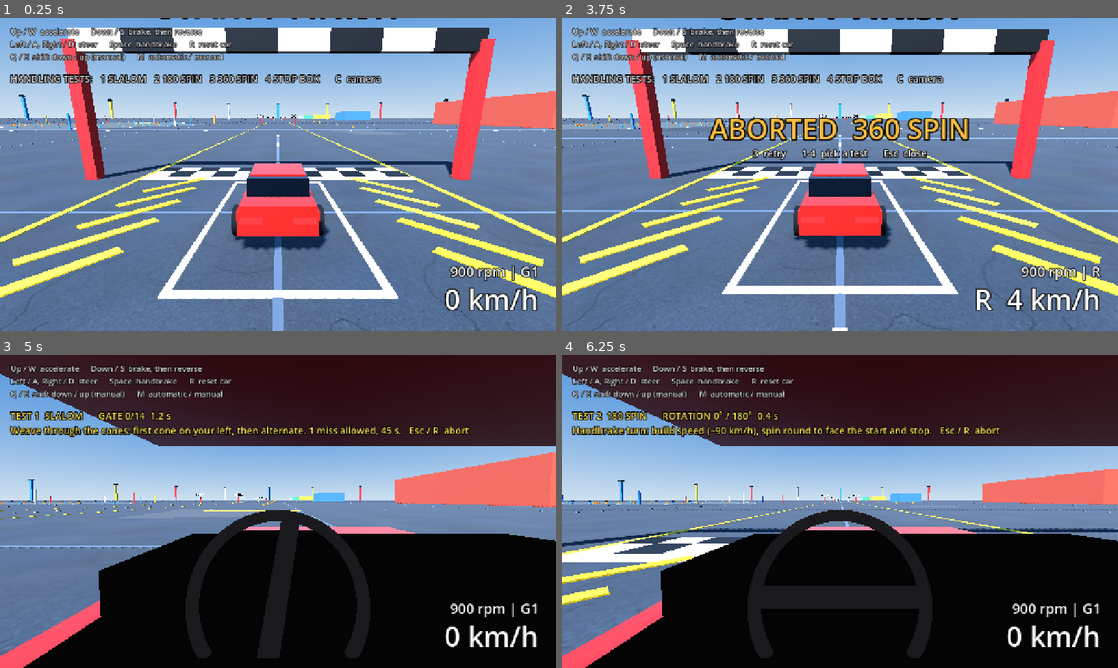
Above: before the commit, frames 1-4 (two rows, left to right).
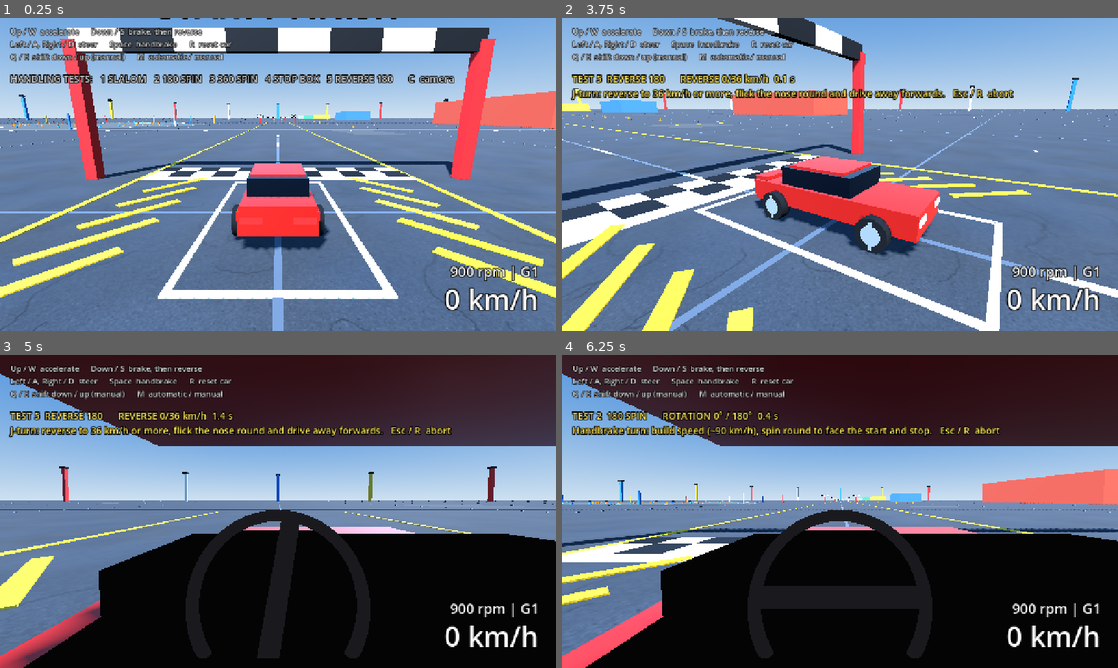
Above: after the commit, the same moments.

Repository: kokosro/factory-driver
Game: Godot game, scene res://scenes/main.tscn
Two runs of this game, one before a commit and one after it. Both use one fixed random seed, a clock stepped at 60 frames per second and the inputs below.
Inputs:
- Up to frame 1 (0.25 s): no input
- Up to frame 2 (3.75 s): tap Enter at 0.5 s; hold Up (accelerate) 0.53-2.03 s; tap 1 (test_1) at 0.6 s; tap 2 (test_2) at 0.8, 1.35 s; tap 3 (test_3) at 1.55, 2.1 s; tap R (reset_car) at 2, 3.5 s; hold Left (steer_left) 2.03-3.53 s; tap 4 (test_4) at 2.3, 2.85 s; tap 5 (test_5, bound only after the commit) at 3.05, 3.6 s; hold Down (brake) from 3.53 s (still down)
- Up to frame 3 (5 s): tap 1 (test_1) at 3.8 s; release Down (brake) at 4.28 s; hold Right (steer_right) from 4.28 s (still down); tap C (camera_cycle) at 4.35 s; tap 2 (test_2) at 4.55 s
- Up to frame 4 (6.25 s): tap R (reset_car) at 5, 5.75 s; release Right (steer_right) at 5.03 s; hold Up (accelerate) 5.03-5.78 s; tap 1 (test_1) at 5.1 s; tap 3 (test_3) at 5.3 s; hold Right (steer_right) from 5.78 s (still down); tap 2 (test_2) at 5.85 s; tap 4 (test_4) at 6.05 s

The runs differ from the first frame. In frame 1, 0.5% of the frame differs, in the area x 58-82%, y 18-21%; in frame 2, 45%, in the area x 0-100%, y 0-100%; in frame 3, 13%; in frame 4, nothing differs.

Commit message:
REVERSE_180: J-turn handling test, mission key 5
Fifth test in handling_tests.gd (KIND_REVERSE_SPIN): the car starts facing
back up the straight, the scripted driver engages reverse with a fresh brake
press at a standstill, reverses to 11.5 m/s (~41 km/h), lifts and flicks the
steering; the trailing front swings round, and past 140 degrees it selects
forward with a fresh accelerate press (the car rolls nose-first by then),
steers against the rotation and drives away to 10 m/s. No handbrake: locked
rears would lead and steady a reversing car.

Passes when (new thresholds, the existing ones untouched): rotation within
35 degrees of 180 either way round, reversed at 10 m/s or more, drives away
forwards at 5 m/s or more, net travel along the reversing line positive.
Human runs complete once the car has turned and drives forward at that speed.

Mission mode: test_5 input action (key 5), START_ACTIONS and the HUD lines
follow the test list; progress reads REVERSE n/36 km/h, then ROTATION.
mission_test.gd checks five tests / five keys / every test listed with its
key, wraps by the key count, and plays the J-turn with the same pilot.

SLALOM_TEST, SPIN_180 and STOP_BOX still await the data retune for the new
tyre model (next commit); REVERSE_180 and SPIN_360 pass.

Diff:
--- a/project.godot
+++ b/project.godot
@@ -85,6 +85,10 @@
 "deadzone": 0.5,
 "events": [Object(InputEventKey,"resource_local_to_scene":false,"resource_name":"","device":-1,"window_id":0,"alt_press …(191 unchanged characters)…
 }
+test_5={
+"deadzone": 0.5,
+"events": [Object(InputEventKey,"resource_local_to_scene":false,"resource_name":"","device":-1,"window_id":0,"alt_pressed":false,"shift_pressed":false,"ctrl_pressed":false,"meta_pressed":false,"pressed":false,"keycode":0,"physical_keycode":53,"key_label":0,"unicode":0,"location":0,"echo":false,"script":null)]
+}
 abort_mission={
 "deadzone": 0.5,
 "events": [Object(InputEventKey,"resource_local_to_scene":false,"resource_name":"","device":-1,"window_id":0,"alt_press …(196 unchanged characters)…
--- a/scripts/handling_tests.gd
+++ b/scripts/handling_tests.gd
@@ -35,6 +35,7 @@
 const KIND_SLALOM := &"slalom"
 const KIND_SPIN := &"spin"
 const KIND_STOP_BOX := &"stop_box"
+const KIND_REVERSE_SPIN := &"reverse_spin"
 
 # --- Pass / fail tolerances ---------------------------------------------------
 
@@ -61,6 +62,20 @@
 ## Stop box: the car must have been at least this fast before braking [m/s],
 ## so crawling up to the box does not count (72 km/h).
 const STOP_BOX_MIN_ENTRY_SPEED := 20.0
+
+## Reverse 180: the car must end within this of having turned half way round,
+## either way [degrees] ...
+const REVERSE_180_HEADING_TOLERANCE_DEG := 35.0
+
+## ... driving away nose-first at this speed or more [m/s] (18 km/h) ...
+const REVERSE_180_MIN_EXIT_SPEED := 5.0
+
+## ... having got at least this fast in reverse first [m/s] (36 km/h) ...
+const REVERSE_180_MIN_ENTRY_SPEED := 10.0
+
+## ... and having kept moving the way it was reversing: further than this along
+## that line since the manoeuvre started [m].
+const REVERSE_180_MIN_DISPLACEMENT := 0.0
 
 # --- Scripted driver ------------------------------------------------------------
 
@@ -91,6 +106,17 @@
 
 ## How long the 180's opening feint to the right lasts [s].
 const SPIN_180_FEINT_TIME := 1.0
+
+## Reverse 180: reversing speed at which the scripted driver flicks the car
+## round [m/s], ~41 km/h; reverse gear tops out at 43 ...
+const REVERSE_180_FLICK_SPEED := 11.5
+
+## ... how far round it lets the nose swing before steering against the
+## rotation to stop it [degrees] ...
+const REVERSE_180_CATCH_DEG := 140.0
+
+## ... and the speed it drives away to before the run ends [m/s].
+const REVERSE_180_DRIVE_AWAY_SPEED := 10.0
 
 ## Stop box: speed the scripted driver builds before coasting in [m/s] ...
 const STOP_BOX_APPROACH_SPEED := 25.0
@@ -117,6 +143,7 @@
 var _mark_position: Vector3
 var _marked := false
 var _peak_speed := 0.0
+var _peak_reverse_speed := 0.0
 var _timed_out := false
 
 # Slalom tracking.
@@ -131,7 +158,7 @@
 # =============================================================================
 
 static func all_tests() -> Array[Dictionary]:
-	return [slalom_test(), spin_180_test(), spin_360_test(), stop_box_test()]
+	return [slalom_test(), spin_180_test(), spin_360_test(), stop_box_test(), reverse_180_test()]
 
 
 ## Weave through the pad's slalom line: first cone on the car's left (pass to
@@ -256,6 +283,36 @@
 	}
 
 
+## J-turn: reverse down the straight, flick the steering so the nose swings
+## round, and drive away forwards along the same line without stopping. The
+## car starts facing back up the straight, so it reverses the usual way down
+## it. Reverse is a fresh press of the brake key at a standstill; forward is a
+## fresh press of the accelerate key once the car rolls nose-first.
+static func reverse_180_test() -> Dictionary:
+	return {
+		"name": "REVERSE_180",
+		"kind": KIND_REVERSE_SPIN,
+		"title": "REVERSE 180",
+		"objective": "J-turn: reverse to %.0f km/h or more, flick the nose round and drive away forwards." % (REVERSE_180_MIN_ENTRY_SPEED * 3.6),
+		"target_rotation_deg": 180.0,
+		"start_offset": Vector3.ZERO,
+		"start_heading_deg": 180.0,
+		"steps": [
+			{"when": {}, "press": [&"brake"]},
+			# Lift and flick: the front of a reversing car trails, so once it
+			# steps out it swings all the way round.
+			{"when": {"speed_above": REVERSE_180_FLICK_SPEED}, "release": [&"brake"], "press": [&"steer_left"], "mark": true},
+			# Rolling nose-first now: select forward, and steer against the
+			# rotation to stop it.
+			{"when": {"rotation_deg_below": -REVERSE_180_CATCH_DEG}, "release": [&"steer_left"], "press": [&"steer_right", &"accelerate"]},
+			{"when": {"rotation_deg_below": -170.0}, "release": [&"steer_right"]},
+			{"when": {"speed_above": REVERSE_180_DRIVE_AWAY_SPEED}},
+		],
+		"settle": 1.0,
+		"time_limit": 30.0,
+	}
+
+
 # =============================================================================
 #  Running one test
 # =============================================================================
@@ -302,6 +359,7 @@
 	_rotation += angle_difference(_previous_yaw, yaw)
 	_previous_yaw = yaw
 	_peak_speed = maxf(_peak_speed, _speed())
+	_peak_reverse_speed = maxf(_peak_reverse_speed, -car.forward_speed)
 	if test.kind == KIND_SLALOM:
 		_track_slalom()
 
@@ -329,6 +387,8 @@
 ## `kind`; the rest depends on it:
 ##   slalom    gates_reached, gates_total
 ##   spin      rotation_deg (left positive), target_rotation_deg
+##   reverse spin  the same, plus reverse_speed_ms and up_to_speed (reversed
+##             fast enough to count)
 ##   stop box  distance_to_box_m (along the start heading, to the centre of the
 ##             box; negative once past it), up_to_speed (fast enough to count)
 func progress() -> Dictionary:
@@ -337,6 +397,14 @@
 			return {"kind": test.kind, "gates_reached": _gate_index, "gates_total": _gates.size()}
 		KIND_SPIN:
 			return {"kind": test.kind, "rotation_deg": rad_to_deg(_rotation), "target_rotation_deg": test.target_rotation_deg}
+		KIND_REVERSE_SPIN:
+			return {
+				"kind": test.kind,
+				"rotation_deg": rad_to_deg(_rotation),
+				"target_rotation_deg": test.target_rotation_deg,
+				"reverse_speed_ms": maxf(-car.forward_speed, 0.0),
+				"up_to_speed": _peak_reverse_speed >= REVERSE_180_MIN_ENTRY_SPEED,
+			}
 		_:
 			var box := TestPad.stop_box()
 			var to_box: Vector3 = box.centre - car.global_position
@@ -364,6 +432,8 @@
 			_judge_spin(checks, metrics)
 		KIND_STOP_BOX:
 			_judge_stop_box(checks, metrics)
+		KIND_REVERSE_SPIN:
+			_judge_reverse_spin(checks, metrics)
 	checks.append({"label": "finished inside the time limit", "passed": not _timed_out})
 	metrics["run_time_s"] = snappedf(elapsed, 0.01)
 	var passed := true
@@ -485,6 +555,8 @@
 			return _gate_index >= _gates.size()
 		KIND_SPIN:
 			return absf(rad_to_deg(_rotation)) > 90.0 and _speed() < STOPPED_SPEED
+		KIND_REVERSE_SPIN:
+			return absf(rad_to_deg(_rotation)) > 90.0 and car.forward_speed >= REVERSE_180_MIN_EXIT_SPEED
 		_:
 			return _peak_speed >= STOP_BOX_MIN_ENTRY_SPEED and _speed() < STOPPED_SPEED
 
@@ -556,6 +628,35 @@
 	})
 
 
+func _judge_reverse_spin(checks: Array[Dictionary], metrics: Dictionary) -> void:
+	var target: float = test.target_rotation_deg
+	var rotation_deg := rad_to_deg(_rotation)
+	var heading_error := absf(absf(rotation_deg) - target)
+	# The car reverses against its start heading and keeps going that way.
+	var displacement := (car.global_position - _mark_position).dot(-_start_forward)
+	metrics["rotation_deg"] = snappedf(rotation_deg, 0.1)
+	metrics["heading_error_deg"] = snappedf(heading_error, 0.1)
+	metrics["net_travel_m"] = snappedf(displacement, 0.1)
+	metrics["reverse_speed_ms"] = snappedf(_peak_reverse_speed, 0.1)
+	metrics["exit_speed_ms"] = snappedf(car.forward_speed, 0.1)
+	checks.append({
+		"label": "rotation within %.0f deg of %.0f (off by %.1f)" % [REVERSE_180_HEADING_TOLERANCE_DEG, target, heading_error],
+		"passed": heading_error <= REVERSE_180_HEADING_TOLERANCE_DEG,
+	})
+	checks.append({
+		"label": "reversed at %.0f m/s or more (peak %.1f)" % [REVERSE_180_MIN_ENTRY_SPEED, _peak_reverse_speed],
+		"passed": _peak_reverse_speed >= REVERSE_180_MIN_ENTRY_SPEED,
+	})
+	checks.append({
+		"label": "drives away forwards at %.0f m/s or more (%.1f)" % [REVERSE_180_MIN_EXIT_SPEED, car.forward_speed],
+		"passed": car.forward_speed >= REVERSE_180_MIN_EXIT_SPEED,
+	})
+	checks.append({
+		"label": "net travel along the reversing line positive (%.1f m)" % displacement,
+		"passed": (_marked or not scripted) and displacement > REVERSE_180_MIN_DISPLACEMENT,
+	})
+
+
 func _judge_stop_box(checks: Array[Dictionary], metrics: Dictionary) -> void:
 	var box := TestPad.stop_box()
 	var half: Vector2 = box.size * 0.5
--- a/scripts/mission_manager.gd
+++ b/scripts/mission_manager.gd
@@ -1,6 +1,6 @@
 class_name MissionManager
 extends Node
-## Mission mode: the handling tests with a human at the wheel. Keys 1-4 put the
+## Mission mode: the handling tests with a human at the wheel. Keys 1-5 put the
 ## car on a test's start point and begin a run, Esc or R abort it, and the HUD
 ## shows progress during the run and PASSED / FAILED after it.
 ##
@@ -17,7 +17,7 @@
 enum State { IDLE, RUNNING, RESULT }
 
 ## Input actions that start a test, in the order of HandlingTests.all_tests().
-const START_ACTIONS: Array[StringName] = [&"test_1", &"test_2", &"test_3", &"test_4"]
+const START_ACTIONS: Array[StringName] = [&"test_1", &"test_2", &"test_3", &"test_4", &"test_5"]
 
 ## How long the PASSED / FAILED banner stays up unless dismissed [s] ...
 const RESULT_BANNER_TIME := 5.0
@@ -166,6 +166,11 @@
 			return "GATE %d/%d" % [progress.gates_reached, progress.gates_total]
 		HandlingTests.KIND_SPIN:
 			return "ROTATION %d° / %d°" % [roundi(absf(progress.rotation_deg)), roundi(progress.target_rotation_deg)]
+		HandlingTests.KIND_REVERSE_SPIN:
+			if not progress.up_to_speed:
+				var wanted := roundi(HandlingTests.REVERSE_180_MIN_ENTRY_SPEED * 3.6)
+				return "REVERSE %d/%d km/h" % [roundi(progress.reverse_speed_ms * 3.6), wanted]
+			return "ROTATION %d° / %d°" % [roundi(absf(progress.rotation_deg)), roundi(progress.target_rotation_deg)]
 		_:
 			var distance: float = progress.distance_to_box_m
 			var half_length: float = TestPad.stop_box().size.y * 0.5
--- a/tests/mission_test.gd
+++ b/tests/mission_test.gd
@@ -30,11 +30,13 @@
 	HandlingTests.KIND_SLALOM: ["gates_passed", "cones_hit", "slalom_time_s", "run_time_s"],
 	HandlingTests.KIND_SPIN: ["rotation_deg", "heading_error_deg", "run_time_s"],
 	HandlingTests.KIND_STOP_BOX: ["box_margin_m", "centre_error_m", "run_time_s"],
+	HandlingTests.KIND_REVERSE_SPIN: ["rotation_deg", "heading_error_deg", "exit_speed_ms", "run_time_s"],
 }
 const EXPECTED_HUD_WORD := {
 	HandlingTests.KIND_SLALOM: "GATE",
 	HandlingTests.KIND_SPIN: "ROTATION",
 	HandlingTests.KIND_STOP_BOX: "BRAKE!",
+	HandlingTests.KIND_REVERSE_SPIN: "ROTATION",
 }
 
 const STEERING: Array[StringName] = [&"steer_left", &"steer_right"]
@@ -78,10 +80,15 @@
 
 	_check(_manager.state == MissionManager.State.IDLE, "manager starts idle")
 	_check(not _banner.visible, "no banner while idle")
-	_check(_mission_label.text.contains("1 ") and _mission_label.text.contains("4 "), "idle mission line lists the test keys ('%s')" % _mission_label.text)
+	var tests := HandlingTests.all_tests()
+	_check(tests.size() == 5 and MissionManager.START_ACTIONS.size() == tests.size(), "five tests, one start key each (%d tests, %d keys)" % [tests.size(), MissionManager.START_ACTIONS.size()])
+	var listed := true
+	for index in tests.size():
+		listed = listed and _mission_label.text.contains("%d %s" % [index + 1, tests[index].title])
+		listed = listed and InputMap.has_action(MissionManager.START_ACTIONS[index])
+	_check(listed, "idle mission line lists every test with its key, and every key has its input action ('%s')" % _mission_label.text)
 	_check(not _manager.start_mission(99), "starting a test that does not exist is refused")
 
-	var tests := HandlingTests.all_tests()
 	for index in tests.size():
 		await _play_mission(index, tests[index], false)
 	_check(_finished_signals == tests.size(), "mission_finished fired once per mission (%d)" % _finished_signals)
@@ -106,7 +113,7 @@
 	_check(not _manager.run.scripted, "%s: the manager's run is a human run" % label)
 	_check(not _banner.visible, "%s: starting clears the banner" % label)
 	_check(_mission_label.text.contains(definition.title), "%s: mission line shows at once ('%s')" % [label, _mission_label.text.get_slice("\n", 0)])
-	_check(not _manager.start_mission((index + 1) % 4), "%s: other tests are refused while it runs" % label)
+	_check(not _manager.start_mission((index + 1) % MissionManager.START_ACTIONS.size()), "%s: other tests are refused while it runs" % label)
 
 	var pilot := HandlingTests.begin(definition, _car, _pad, true)
 	var delta := 1.0 / Engine.physics_ticks_per_second
